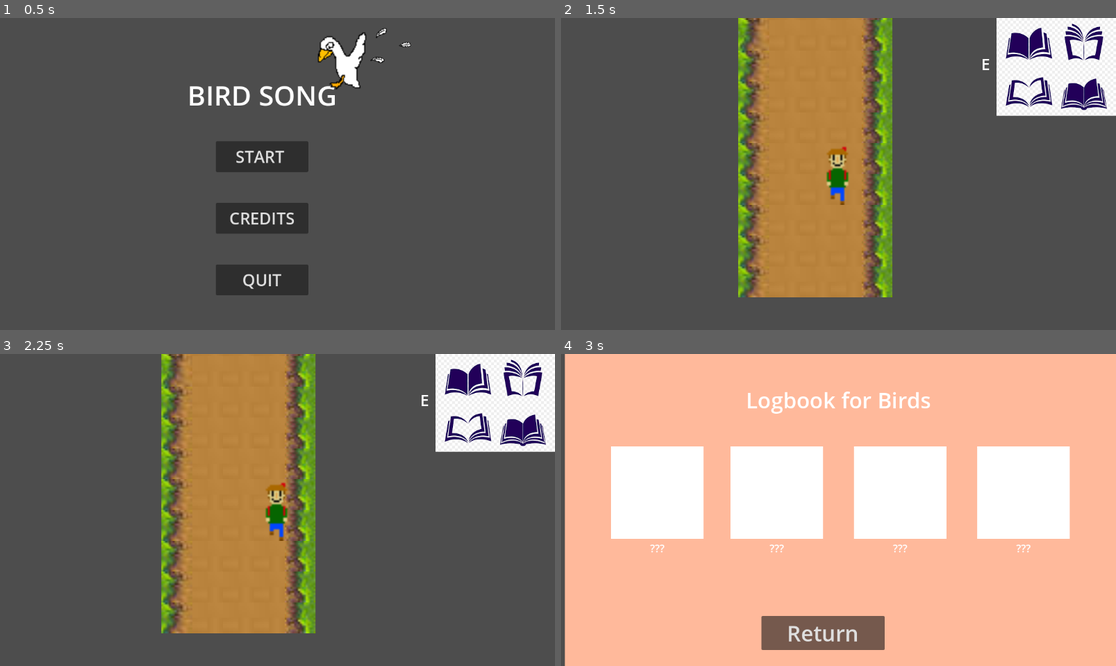
Above: before the commit, frames 1-4 (two rows, left to right).
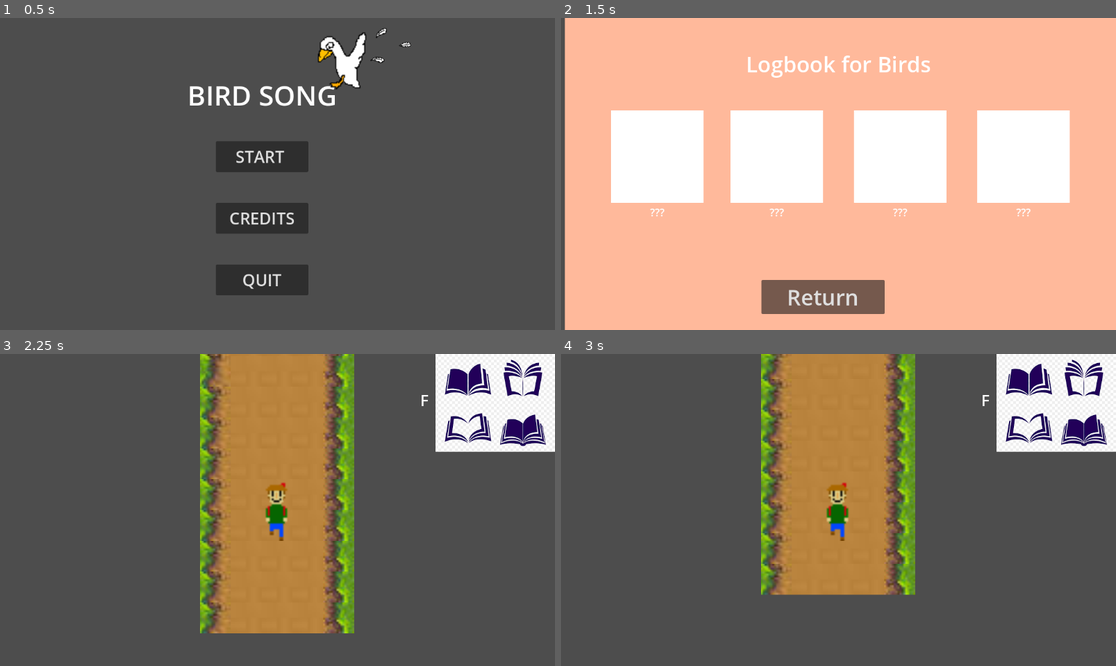
Above: after the commit, the same moments.

Repository: HapKat/Bird-Song
Game: Godot game, scene res://TitleScreen/title_screen.tscn
The game is run twice, just before and just after one commit, with the same random seed, the same clock (stepped at 60 frames per second) and the same inputs.
Inputs:
- Up to frame 1 (0.5 s): no input
- Up to frame 2 (1.5 s): click "START" at 0.5 s; tap Enter at 1.25 s; hold D (walk_right) from 1.28 s (still down); tap F (open_logbook, bound only after the commit) at 1.35 s
- Up to frame 3 (2.25 s): tap E (open_logbook, bound only before the commit) at 1.55 s; release D (walk_right) at 2 s; click "Return" at 2 s
- Up to frame 4 (3 s): tap Space at 2.75 s; hold S (walk_down) from 2.78 s (still down); tap E (open_logbook, bound only before the commit) at 2.85 s

Frame 1 is identical in both runs. In frame 2, 99% of the frame differs, in the area x 0-100%, y 0-100%; in frame 3, 20%; in frame 4, 99%.

Commit message:
fixed return

Diff:
--- a/generalGame/scenes/main_scene.gd
+++ b/generalGame/scenes/main_scene.gd
@@ -8,5 +8,4 @@
 func _process(delta):
 	# Open logbook when pressing E
 	if Input.is_action_just_pressed("open_logbook"):
-		print("pressed e")
 		$logbook_open.open()
--- a/generalGame/scenes/main_scene.tscn
+++ b/generalGame/scenes/main_scene.tscn
@@ -6,6 +6,7 @@
 [ext_resource type="PackedScene" uid="uid://cupbxg026r421" path="res://generalGame/scenes/birds/goose.tscn" id="3_kv58g"]
 [ext_resource type="PackedScene" uid="uid://bdivxvjgs2tfk" path="res://generalGame/ui/logbook_icon.tscn" id="4_ef31h"]
 [ext_resource type="PackedScene" uid="uid://byo1vwt5huh75" path="res://generalGame/ui/logbook_open.tscn" id="5_lib6x"]
+[ext_resource type="AudioStream" uid="uid://bl3rrvx3mssc6" path="res://generalGame/BackgroundMusic/Aventure - A Beautiful Garden (freetouse.com).mp3" id="7_u17i1"]
 
 [sub_resource type="TileSetAtlasSource" id="TileSetAtlasSource_40o6t"]
 texture = ExtResource("1_ie7ty")
@@ -245,4 +246,9 @@
 
 [node name="logbook_open" parent="." instance=ExtResource("5_lib6x")]
 
+[node name="AudioStreamPlayer2D" type="AudioStreamPlayer2D" parent="."]
+stream = ExtResource("7_u17i1")
+autoplay = true
+parameters/looping = true
+
 [connection signal="child_entered_tree" from="StaticBody2D/Goose" to="PlayerCharacter" method="_on_goose_child_entered_tree"]
--- a/generalGame/ui/logbook_icon.tscn
+++ b/generalGame/ui/logbook_icon.tscn
@@ -28,4 +28,4 @@
 offset_right = 8.0
 offset_bottom = 120.0
 theme_override_font_sizes/normal_font_size = 33
-text = "E"
+text = "F"
--- a/generalGame/ui/logbook_open.gd
+++ b/generalGame/ui/logbook_open.gd
@@ -2,13 +2,12 @@
 
 func _ready():
 	self.hide()
-	print("ready")
 
 
 func open():
-	#get_tree().pause = true
-	self.show()
-	$"../PlayerCharacter".walking = false
+	self.visible = not self.visible
+	$"../PlayerCharacter".walking = not $"../PlayerCharacter".walking
 
 func _on_return_pressed() -> void:
 	self.hide()
+	$"../PlayerCharacter".walking = true
--- a/project.godot
+++ b/project.godot
@@ -71,6 +71,6 @@
 }
 open_logbook={
 "deadzone": 0.2,
-"events": [Object(InputEventKey,"resource_local_to_scene":fa …(140 unchanged characters)… d":false,"keycode":0,"physical_keycode":69,"key_label":0,"unicode":101,"location":0,"echo":false,"script":null)
+"events": [Object(InputEventKey,"resource_local_to_scene":fa …(140 unchanged characters)… d":false,"keycode":0,"physical_keycode":70,"key_label":0,"unicode":102,"location":0,"echo":false,"script":null)
 ]
 }
Not shown: 1 places in generalGame/scenes/main_scene.tscn that only renumber resources
